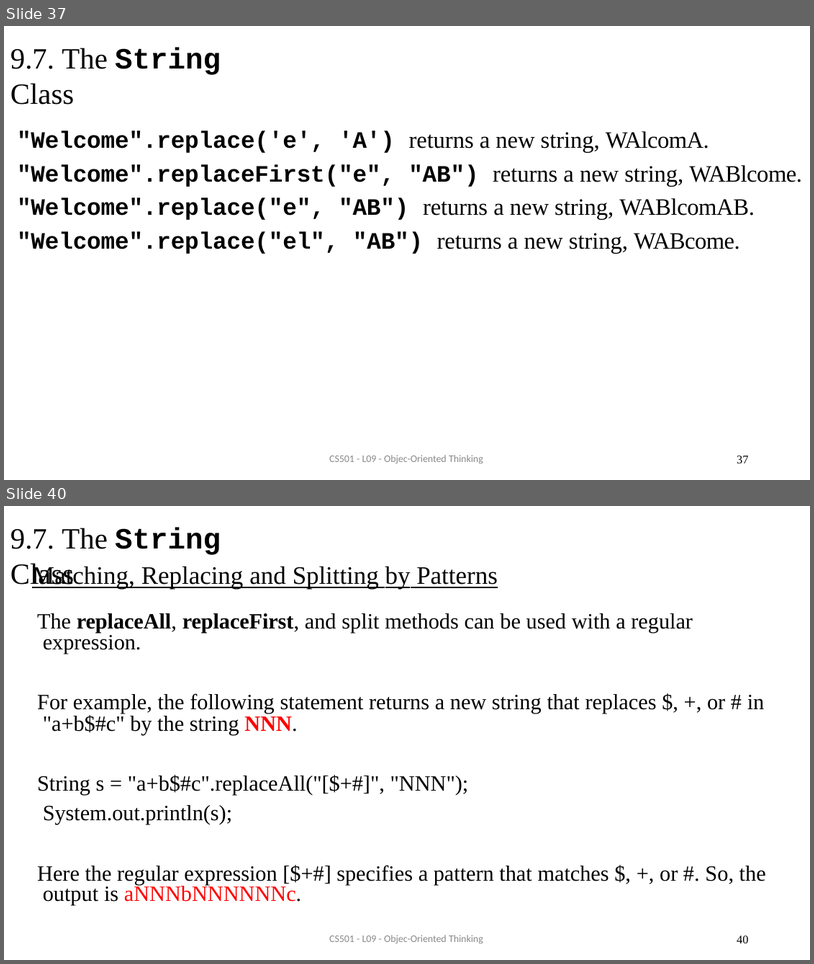
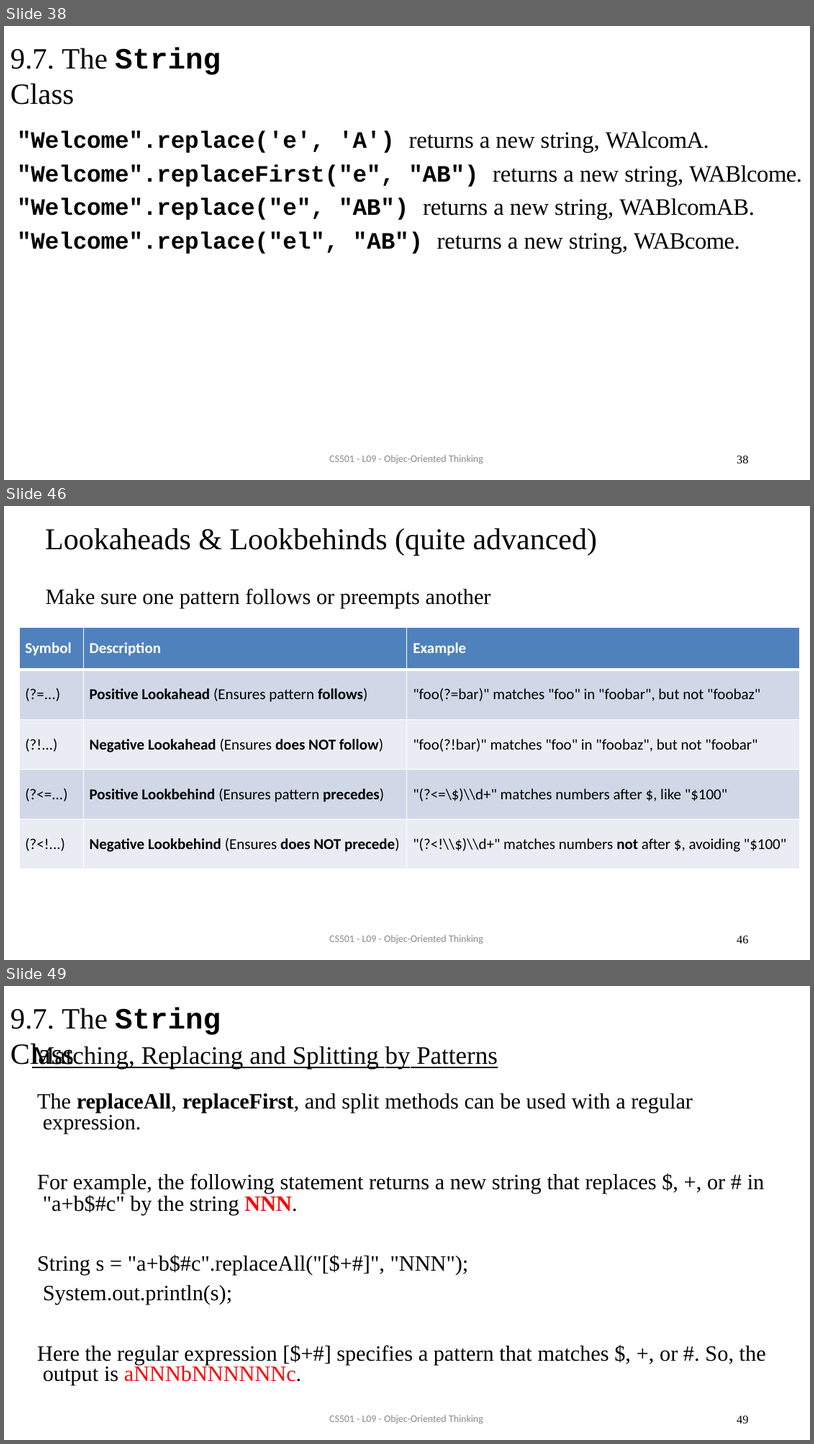
Before and after one commit to AughdonBreslin/CS501IntroToJava, a slide deck: Lectures/9_Object_Oriented_Programming.pptx. Shown one above the other, each under a label of ours: slides 37 and 40 before the commit, slides 38, 46 and 49 after it; the slides between them are not shown. The pictures are 814x964 and 814x1444 pixels, drawn with LibreOffice and Linux fonts; fonts in the diff are those of the drawing. Boxes give left, top, right and bottom in pixels: in the first picture for what was removed or moved away, otherwise in the second. Text is boxed around its words. In the diff, an @@ line names an element or a change of style, - is before the commit and + after.

```diff
--- a/Lectures/9_Object_Oriented_Programming.pptx
+++ b/Lectures/9_Object_Oriented_Programming.pptx
@@ slide 46 added at bbox=[4, 506, 810, 960], background #FFFFFF @@
@@ title added at bbox=[45, 528, 597, 555], 36 pt, text #000000 @@
+Lookaheads & Lookbehinds (quite advanced)
@@ text added at bbox=[46, 588, 491, 608], 26 pt, text #000000 @@
+Make sure one pattern follows or preempts another
@@ table added at bbox=[19, 627, 801, 869], 5 rows, 3 columns @@
+Symbol | Description | Example
+(?=...) | Positive Lookahead (Ensures pattern follows) | "foo(?=bar)" matches "foo" in "foobar", but not "foobaz"
+(?!...) | Negative Lookahead (Ensures does NOT follow) | "foo(?!bar)" matches "foo" in "foobaz", but not "foobar"
+(?<=...) | Positive Lookbehind (Ensures pattern precedes) | "(?<=\$)\\d+" matches numbers after $, like "$100"
+(?<!...) | Negative Lookbehind (Ensures does NOT precede) | "(?<!\\$)\\d+" matches numbers not after $, avoiding "$100"
@@ text added at bbox=[329, 934, 484, 944], 12 pt, text #898989 @@
+CS501 - L09 - Objec-Oriented Thinking
@@ page number added at bbox=[737, 935, 748, 943], 14 pt, text #000000 @@
+46
@@ what was slide 37 is now slide 38 @@
@@ page number at bbox=[737, 455, 748, 463]: text changed @@
-37
+38
@@ what was slide 40 is now slide 49 @@
@@ page number at bbox=[737, 1415, 748, 1423]: text changed @@
-40
+49
```
Also in this commit, not shown: 11 slides changed, 16 other slides added, 8 slides removed, 4 other files.
